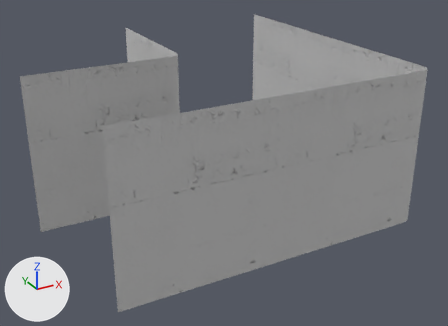
An edit to the FBX model Assets/Models/Wall turn.FBX, drawn before and after from the same camera.
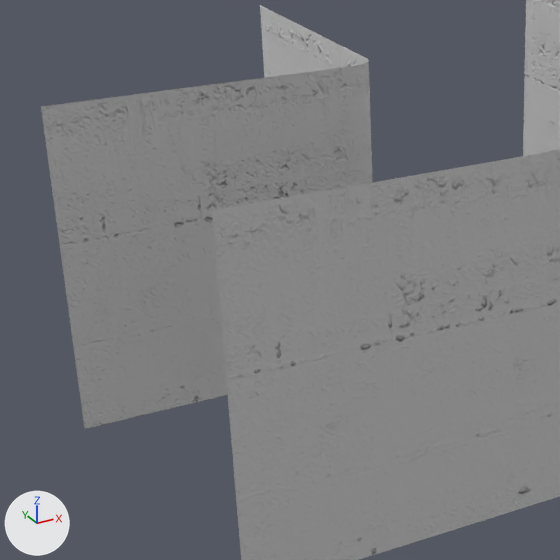
Each version appears first whole from a 50 mm camera at (-3.91, -8.03, 3.47) aimed at (-0.65, -2.1, 0.51), and next in a close-up on the part from 0% to 60% of the width and 8% to 91% of the height. The axes (+X, +Y, +Z) are drawn at lower left. The lights are the same throughout. Where no turn or scale is listed for an object, it has been applied to the vertices.

Before the edit, the objects in view are built like this:
```python
me_mesh = bpy.data.meshes.new('Mesh')
me_mesh.from_pydata(...)  # 32 vertices, 28 faces; spans x -2.79..1.02, y -3.56..0.0, z 0.0..1.78
me_mesh.materials.append(mat_01___default)  # its picture is missing
ob_wall = bpy.data.objects.new('Wall', me_mesh)
ob_wall.location = (0.0, 0.0, 0.0)
```
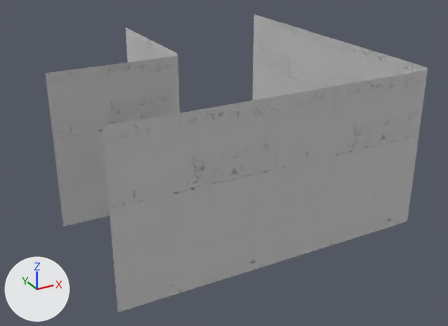
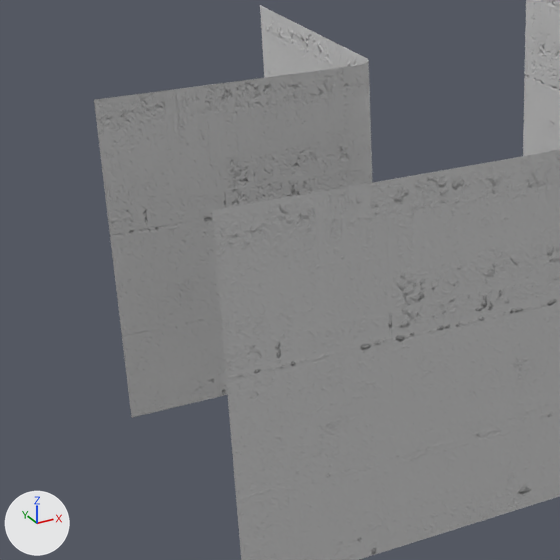
Boxes (x1, y1, x2, y2) around the edits, measured in the close-ups (560 x 560 px; the box of a moved part takes in the faces that stretch with it):
'Wall', reshaped: before (41, 0, 560, 560); after (94, 0, 560, 560)
part 1 of me_mesh, moved or reshaped: before (41, 66, 357, 429); after (94, 66, 357, 418)

The change in detail:
me_mesh has 32 vertices, 28 faces and spans x -2.79..1.02, y -3.56..0.0, z 0.0..1.78.
me_mesh is used by ob_wall; location (0.0, 0.0, 0.0).
Part 1, on me_mesh:
Vertex 18 of me_mesh moves from (-2.79, -1.78, 0.0) at pixel (84, 429) to (-2.54, -1.78, 0.0) at pixel (131, 417).
Vertex 20 of me_mesh moves from (-2.79, -1.78, 1.78) at pixel (40, 106) to (-2.54, -1.78, 1.78) at pixel (93, 99).
